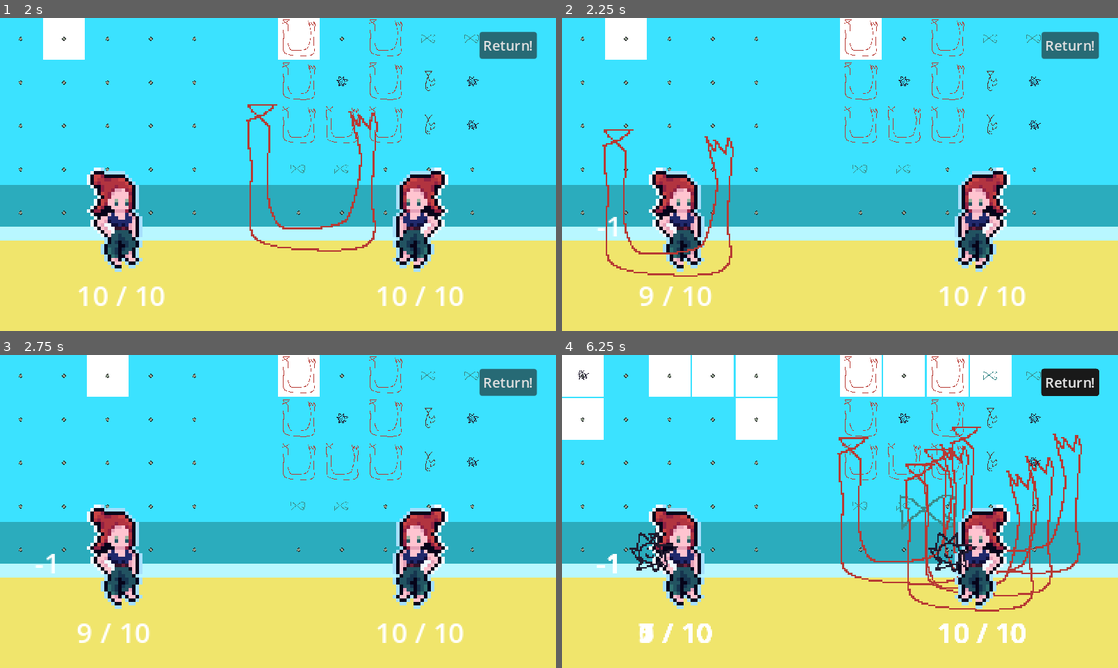
Above: before the commit, frames 1-4 (two rows, left to right).
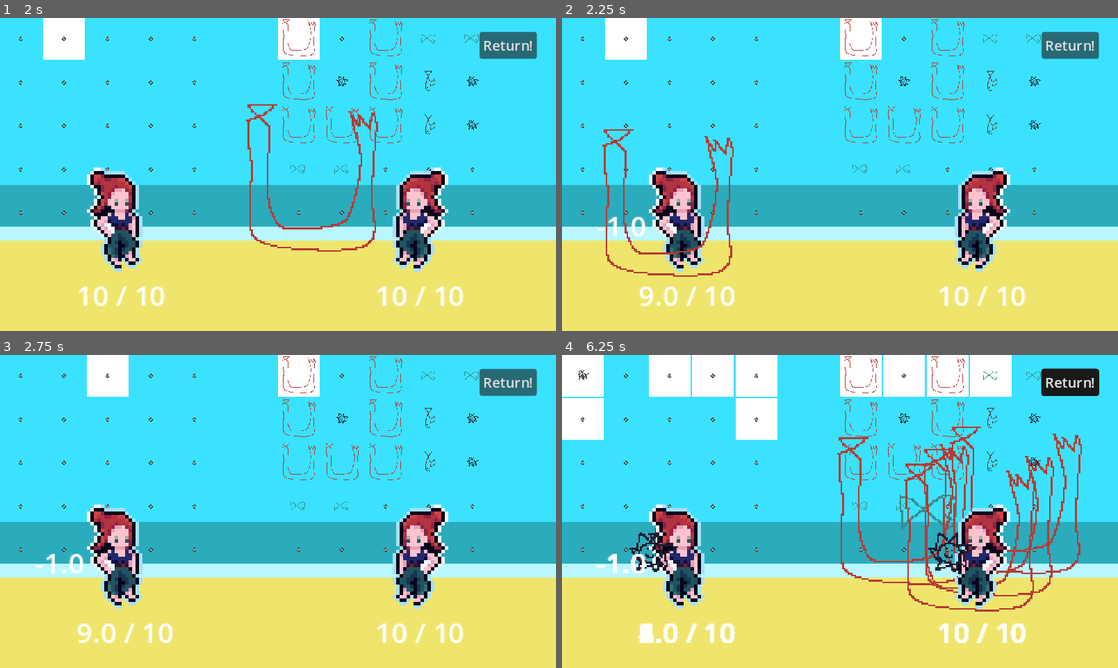
Above: after the commit, the same moments.

Repository: sandsq/fishfashionfight
Game: Godot game, scene res://fishing.tscn
The game is run twice, just before and just after one commit, with the same random seed, the same clock (stepped at 60 frames per second) and the same inputs.
Inputs (mouse positions are in pixels of both pictures, inside the frame that each line leads up to):
- Up to frame 1 (2 s): click "Finish early" at 0.5 s; click "Fight!" at 1.25 s
- Up to frame 2 (2.25 s): click "Fight!" at 2 s
- Up to frame 3 (2.75 s): no input
- Up to frame 4 (6.25 s): click "Fight!" at 2.75 s; tap Enter (ui_accept) at 3.5, 3.77, 4.52, 6.02 s; move the mouse to (962, 495) at 3.52 s; tap Space (attack) every 0.75 s from 3.6 to 5.85 s; move the mouse to (728, 527) at 4.27 s; move the mouse to (895, 442) at 5.02 s; move the mouse to (812, 574) at 5.77 s

Frame 1 is identical in both runs. In frame 2, 0.5% of the frame differs, in the area x 11-31%, y 63-92%; in frame 3, 0.5%; in frame 4, 0.6%, in the area x 11-32%, y 63-92%.

Commit message:
Add new fish

Diff:
--- a/character.gd
+++ b/character.gd
@@ -49,12 +49,12 @@
 	var damage_taken = area.damage
 	character_stats.current_health -= damage_taken
 	#print("character %s got hurt by something entering its hurtbox" % self.name)
-	damage_label.text = "-%s" % round(damage_taken)
+	damage_label.text = "-%.1f" % damage_taken
 
 
 
 func _on_character_stats_health_changed(_new_health):
-	hp_label.text = "%s / %s" % [round(character_stats.current_health), character_stats.max_health]
+	hp_label.text = "%.1f / %s" % [character_stats.current_health, character_stats.max_health]
 
 
 func _on_character_stats_max_health_changed(_new_max_health):
--- a/fish/entity.gd
+++ b/fish/entity.gd
@@ -3,7 +3,7 @@
 
 @export var texture: Texture
 @export var arrangement: Array[Vector2] ## specifies fish shape with 2d indexes
-@export var base_damage = 1
+@export var base_damage: float = 1
 @export var species = "fish"
 
 var absolute_arrangement_indexes: Array[int] ## specifies fish shape with 1d indexes, the indexes are the absolute positions in the grid
--- a/fish/fish_part.gd
+++ b/fish/fish_part.gd
@@ -1,7 +1,7 @@
 extends Node2D
 class_name FishPart
 
-@export var damage: int = 1
+@export var damage: float = 1
 
 var parent_fish: Entity
 var texture: Texture
--- a/fish/one_by_two.tscn
+++ b/fish/one_by_two.tscn
@@ -6,5 +6,4 @@
 [node name="OneByTwo" instance=ExtResource("1_dl3cp")]
 texture = ExtResource("2_gkbsf")
 arrangement = Array[Vector2]([Vector2(0, 0), Vector2(1, 0)])
-base_damage = 2
 species = "one_by_two"
--- /dev/null
+++ b/fish/small_l.tscn
@@ -0,0 +1,10 @@
+[gd_scene load_steps=3 format=3 uid="uid://dsofeack1b3pp"]
+
+[ext_resource type="PackedScene" uid="uid://cvr1n8cvupkm8" path="res://fish/entity.tscn" id="1_u00o6"]
+[ext_resource type="Texture2D" uid="uid://bsysfwcab50ii" path="res://assets/small_l.png" id="2_sk15p"]
+
+[node name="SmallL" instance=ExtResource("1_u00o6")]
+texture = ExtResource("2_sk15p")
+arrangement = Array[Vector2]([Vector2(0, 0), Vector2(0, 1), Vector2(1, 1)])
+base_damage = 1.5
+species = "small_l"
--- a/fishing.gd
+++ b/fishing.gd
@@ -31,8 +31,9 @@
 var OneByOne = preload("res://fish/one_by_one.tscn")
 var OneByTwo = preload("res://fish/one_by_two.tscn")
 var TwoByOne = preload("res://fish/two_by_one.tscn")
+var SmallL = preload("res://fish/small_l.tscn")
 var UFish = preload("res://fish/u_fish.tscn")
-var available_fish = [[OneByOne], [OneByTwo, TwoByOne], [UFish]]
+var available_fish = [[OneByOne, OneByTwo], [SmallL, TwoByOne], [UFish]]
 var inventory = null
 var input_allowed = true
 
@@ -230,10 +231,11 @@
 
 	# technically should do this while reeling back so that computation
 	# time of fitting into inventory happens during the reel back
-	inventory.add_fish_to_inventory(chosen_fish, null, -1, -1)
+	var fish_placed = inventory.add_fish_to_inventory(chosen_fish, null, -1, -1)
 
 	reset_timing_state()
-	remaining_fish_allowed -= 1
+	if fish_placed:
+		remaining_fish_allowed -= 1
 	input_allowed = true
 	timing_bar_can_be_started = true
 
--- a/inventory/inventory.gd
+++ b/inventory/inventory.gd
@@ -60,7 +60,8 @@
 	if not fish_placed:
 		print("couldn't find place for fish")
 		emit_signal("adding_failed")
-		return
+
+	return fish_placed
 
 
 func add_to_inventory():
Binary file added: assets/small_l.aseprite
Binary file added: assets/small_l.png
Not shown, added: assets/small_l.png.import
